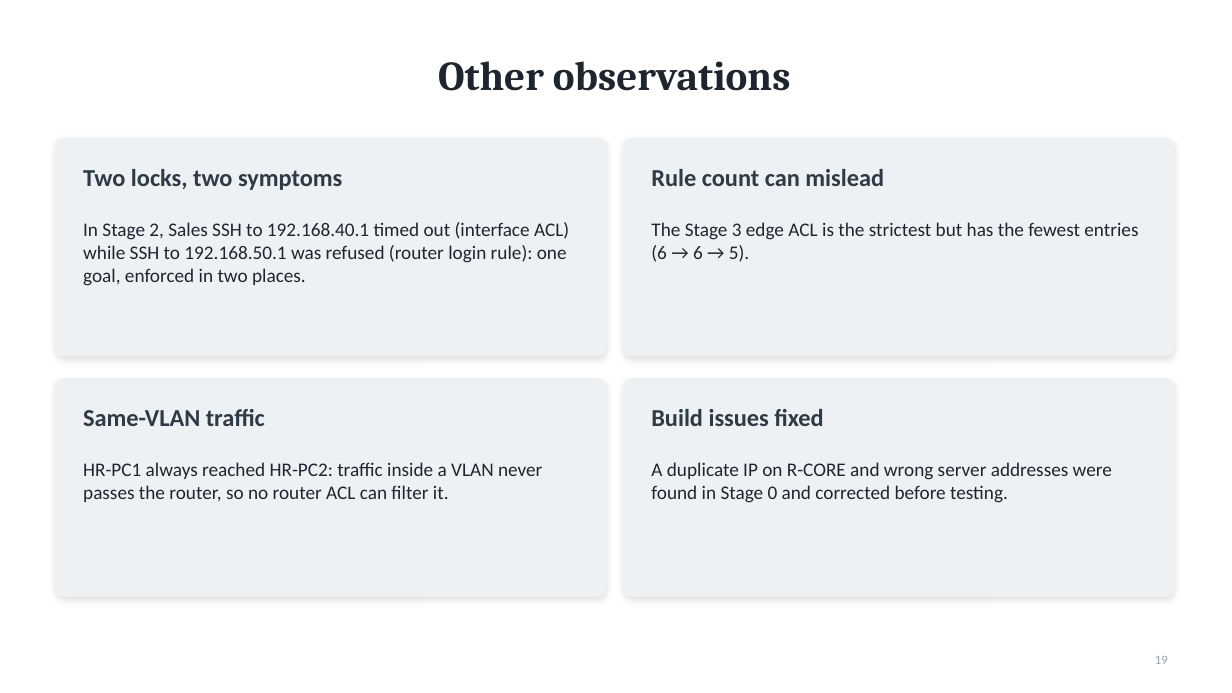
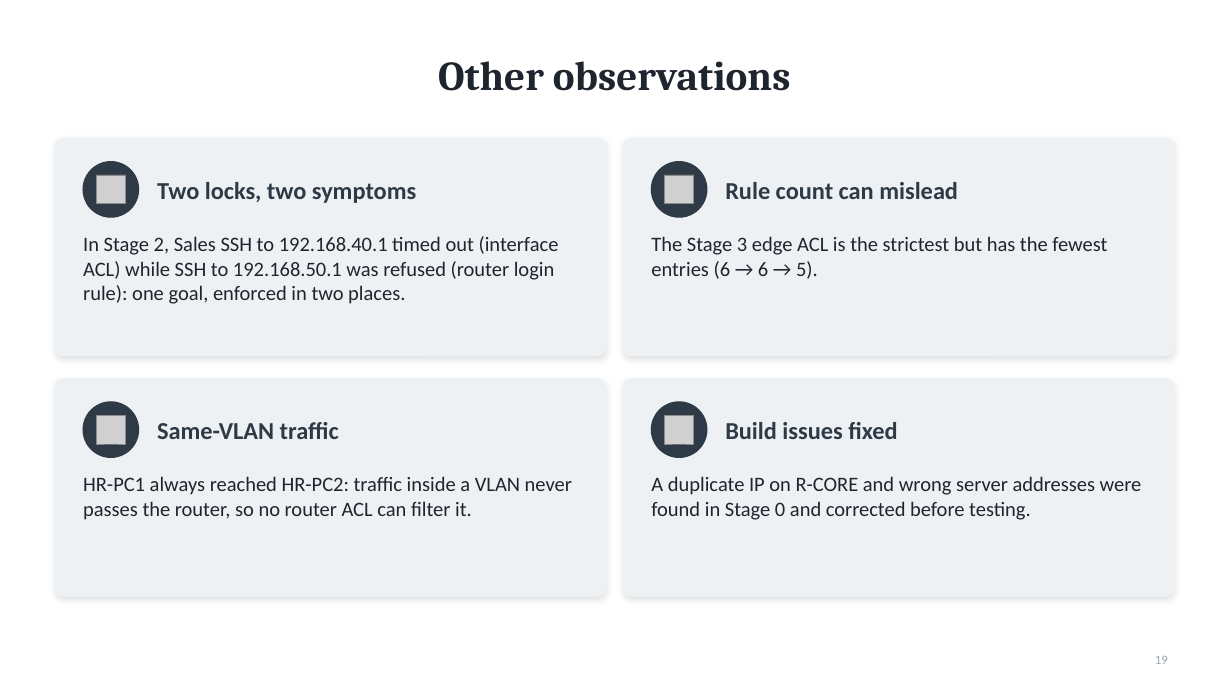
Before and after one commit to darshanpvt007-afk/firewall-policy-complexity-case-study, a slide deck: slide 19 of report/case-study-presentation.pptx. Drawn at 1232x693 pixels with LibreOffice and Linux fonts; fonts in the diff are those of the drawing; grey boxes stand for pictures. Boxes give left, top, right and bottom in pixels: in the first picture for what was removed or moved away, otherwise in the second. Text is boxed around its words. In the diff, an @@ line names an element or a change of style, - is before the commit and + after.

```diff
--- a/report/case-study-presentation.pptx
+++ b/report/case-study-presentation.pptx
@@ ellipse added at (83,162,139,217), fill #2E3A46, outline #2E3A46 1 pt @@
@@ picture added at (96,175,125,203) @@
@@ text "Two locks, two symptoms": place and size @@
-text "Two locks, two symptoms" at (83,169,342,190)
+text "Two locks, two symptoms" at (157,182,416,203)
@@ ellipse added at (652,162,707,217), fill #2E3A46, outline #2E3A46 1 pt @@
@@ picture added at (665,175,693,203) @@
@@ text "Rule count can mislead": place and size @@
-text "Rule count can mislead" at (651,169,884,186)
+text "Rule count can mislead" at (725,182,958,199)
@@ text "In Stage 2, Sales SSH ...": place and size @@
-text "In Stage 2, Sales SSH ..." at (83,222,569,286)
+text "In Stage 2, Sales SSH ..." at (83,236,559,304)
@@ size 15 to 16 pt in 4 elements at (83,476,572,520), (651,476,1142,520), (83,236,559,304), (651,236,1107,279) @@
@@ text "The Stage 3 edge ACL ...": place and size @@
-text "The Stage 3 edge ACL ..." at (651,222,1138,262)
+text "The Stage 3 edge ACL ..." at (651,236,1107,279)
@@ ellipse added at (83,402,139,457), fill #2E3A46, outline #2E3A46 1 pt @@
@@ picture added at (96,415,125,444) @@
@@ text "Same-VLAN traffic": place and size @@
-text "Same-VLAN traffic" at (83,409,265,426)
+text "Same-VLAN traffic" at (157,422,339,439)
@@ ellipse added at (652,402,707,457), fill #2E3A46, outline #2E3A46 1 pt @@
@@ picture added at (665,415,693,444) @@
@@ vertical alignment top to middle in 4 elements at (157,422,339,439), (157,182,416,203), (725,182,958,199), (725,422,897,439) @@
@@ text "Build issues fixed": place and size @@
-text "Build issues fixed" at (651,409,823,426)
+text "Build issues fixed" at (725,422,897,439)
@@ text "HR-PC1 always reached HR-PC2: traffic ...": place and size @@
-text "HR-PC1 always reached HR-PC2: traffic ..." at (83,462,542,502)
+text "HR-PC1 always reached HR-PC2: traffic ..." at (83,476,572,520)
@@ text "A duplicate IP on R-CORE ...": place and size @@
-text "A duplicate IP on R-CORE ..." at (651,462,1112,503)
+text "A duplicate IP on R-CORE ..." at (651,476,1142,520)
```
Also in this commit, not shown: 10 other slides changed, 2 other files.
